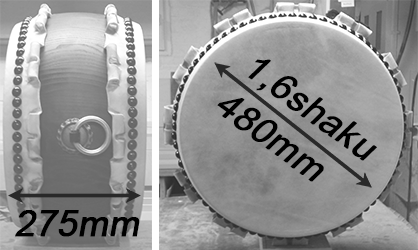
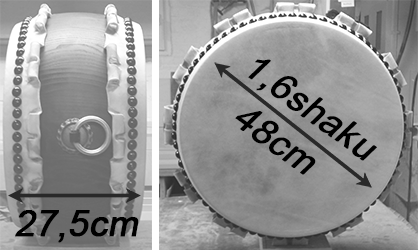
Before/after of a 418 × 250 layered artwork. What changed in the layer stack:
renamed "1,6shaku 480mm" to "1,6shaku 48cm", painted on it over [217, 98, 324, 182]
renamed "275mm" to "27,5cm", painted on it over [58, 210, 140, 243]
